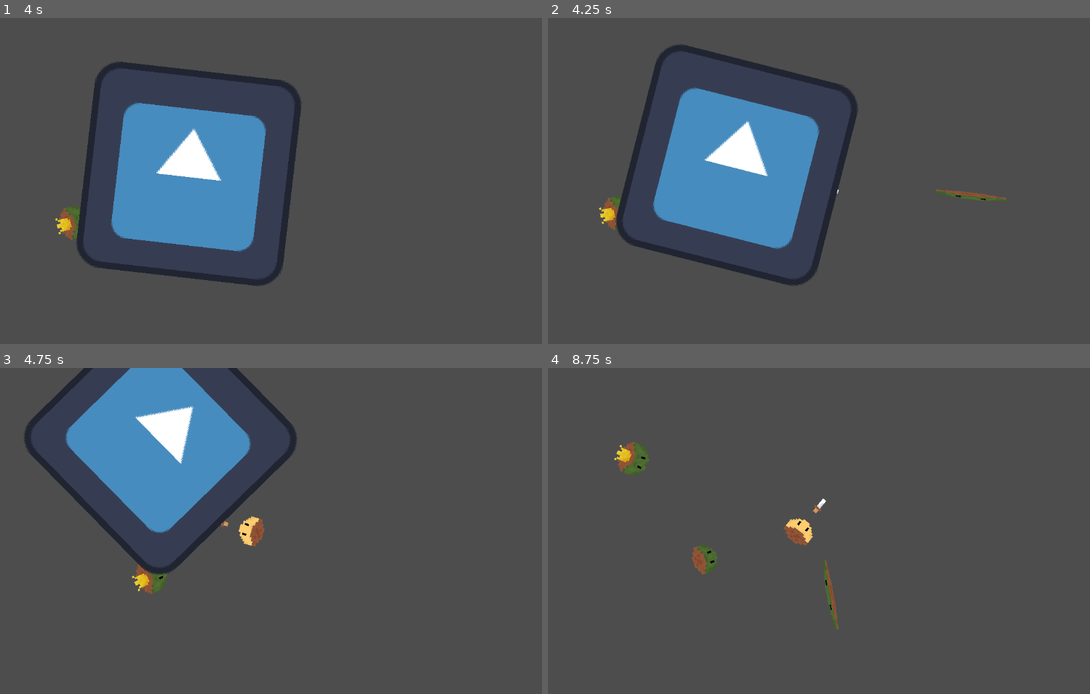
Above: before the commit, frames 1-4 (two rows, left to right).
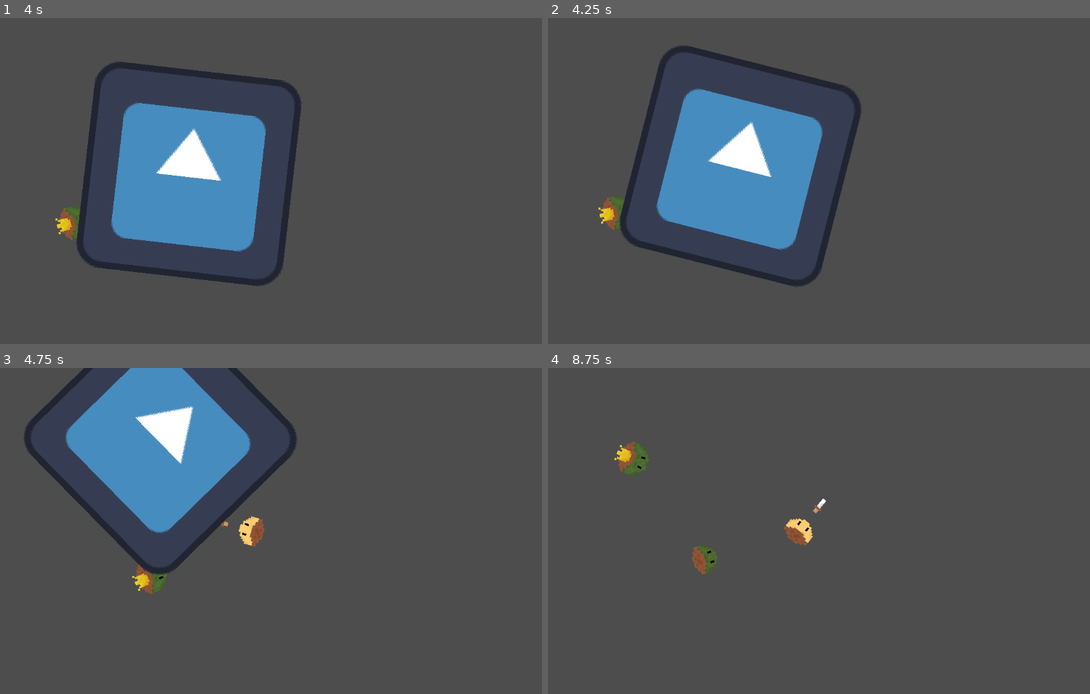
Above: after the commit, the same moments.

Repository: Auseawesome/a-gneiss-expedition
Game: Godot game, scene res://Scenes/Test.tscn
Two runs of this game, one before a commit and one after it. Both use one fixed random seed, a clock stepped at 60 frames per second and the inputs below. This scene is started directly instead of the project's main scene. The engine's default icon, where the game draws it, is replaced by a stand-in: a white triangle on a blue panel in a dark square.
Inputs (mouse positions are in pixels of both pictures, inside the frame that each line leads up to):
- Up to frame 1 (4 s): move the mouse to (379, 164) at 0.52 s; hold Right (ui_right) 0.53-1.28 s; click (379, 164) at 0.67 s; move the mouse to (135, 197) at 1.27 s; hold Down (ui_down) 1.28-2.03 s; move the mouse to (308, 109) at 2.02 s; hold Right (ui_right) 2.03-2.78 s; move the mouse to (222, 246) at 2.77 s; hold Up (ui_up) 2.78-3.53 s; click (222, 246) at 2.92 s; move the mouse to (428, 229) at 3.52 s; hold Left (ui_left) from 3.53 s (still down)
- Up to frame 2 (4.25 s): keep holding Left (ui_left)
- Up to frame 3 (4.75 s): keep holding Left (ui_left); move the mouse to (75, 482) at 4.27 s
- Up to frame 4 (8.75 s): move the mouse to (829, 531) at 5.02 s; release Left (ui_left) at 5.03 s; hold Down (ui_down) 5.03-5.78 s; click (829, 531) at 5.17 s; move the mouse to (710, 449) at 5.77 s; hold Right (ui_right) 5.78-6.53 s; move the mouse to (927, 514) at 6.52 s; hold Up (ui_up) 6.53-7.28 s; move the mouse to (683, 547) at 7.27 s; hold Right (ui_right) 7.28-8.03 s; click (683, 547) at 7.42 s; move the mouse to (856, 459) at 8.02 s; hold Down (ui_down) from 8.03 s (still down)

Frame 1 is identical in both runs. In frame 2, 2.8% of the frame differs, in the area x 9-85%, y 8-83%; in frame 3, less than 0.1%; in frame 4, 0.2%.

Commit message:
Sorcerer blast hits player

Diff:
--- a/Scenes/Test.tscn
+++ b/Scenes/Test.tscn
@@ -15,6 +15,8 @@
 position = Vector2(1000, 0)
 
 [node name="Player" parent="." unique_id=1113735203 instance=ExtResource("1_ko2s7")]
+collision_layer = 5
+collision_mask = 5
 
 [node name="KingGoblin" parent="." unique_id=739820165 instance=ExtResource("3_0dy5s")]
 
--- a/Scenes/blast.tscn
+++ b/Scenes/blast.tscn
@@ -19,3 +19,5 @@
 position = Vector2(0, 4.2351647e-22)
 scale = Vector2(2.5, 0.28124997)
 texture = ExtResource("1_3lec6")
+
+[connection signal="body_shape_entered" from="." to="." method="_on_body_shape_entered"]
--- a/Scripts/Blast.gd
+++ b/Scripts/Blast.gd
@@ -1,12 +1,13 @@
 extends Area2D
-
 @export var speed: float = 400.0
 var direction: Vector2 = Vector2.ZERO
-
+var damage = 10
 func _process(delta: float) -> void:
-	# Move the bullet in the assigned direction
 	position += direction * speed * delta
 
-func _on_body_entered(body: Node2D) -> void:
-	if not body.is_in_group("Enemies"):
+func _on_body_shape_entered(body_rid: RID, body: Node2D, body_shape_index: int, local_shape_index: int) -> void:
+	if body is Player:
+		GlobalData.player.current_health -= damage
 		queue_free()
+	elif body is StaticBody2D or body is TileMap:
+		queue_free()
